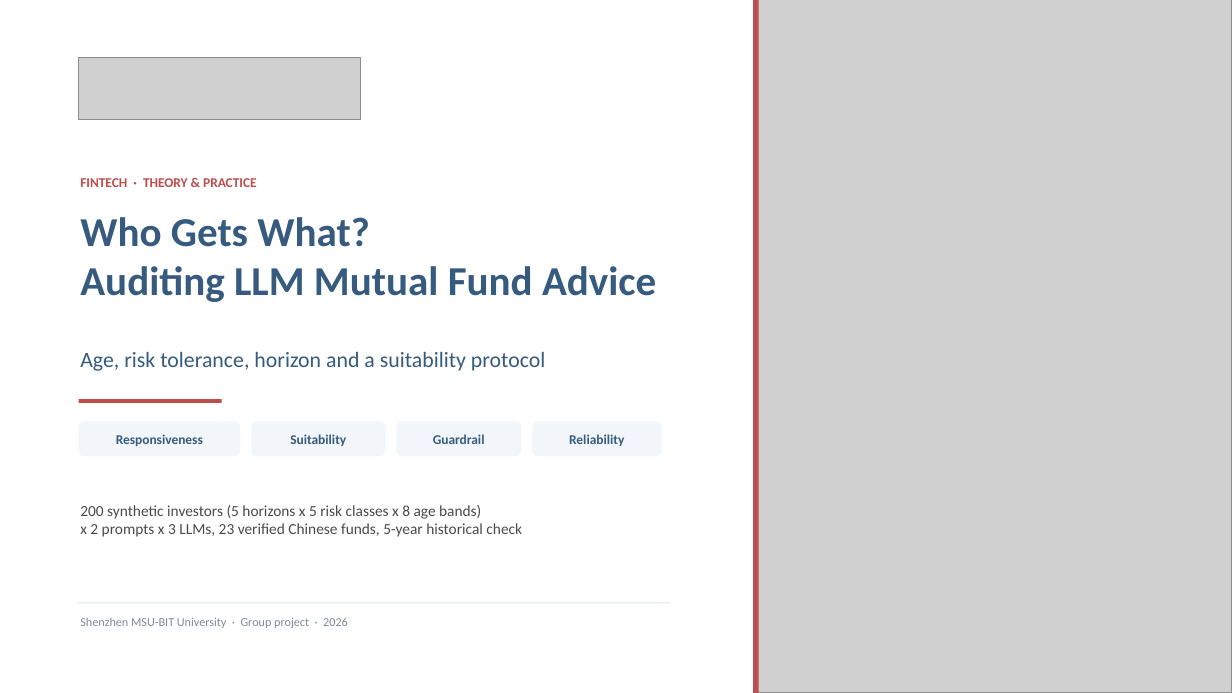
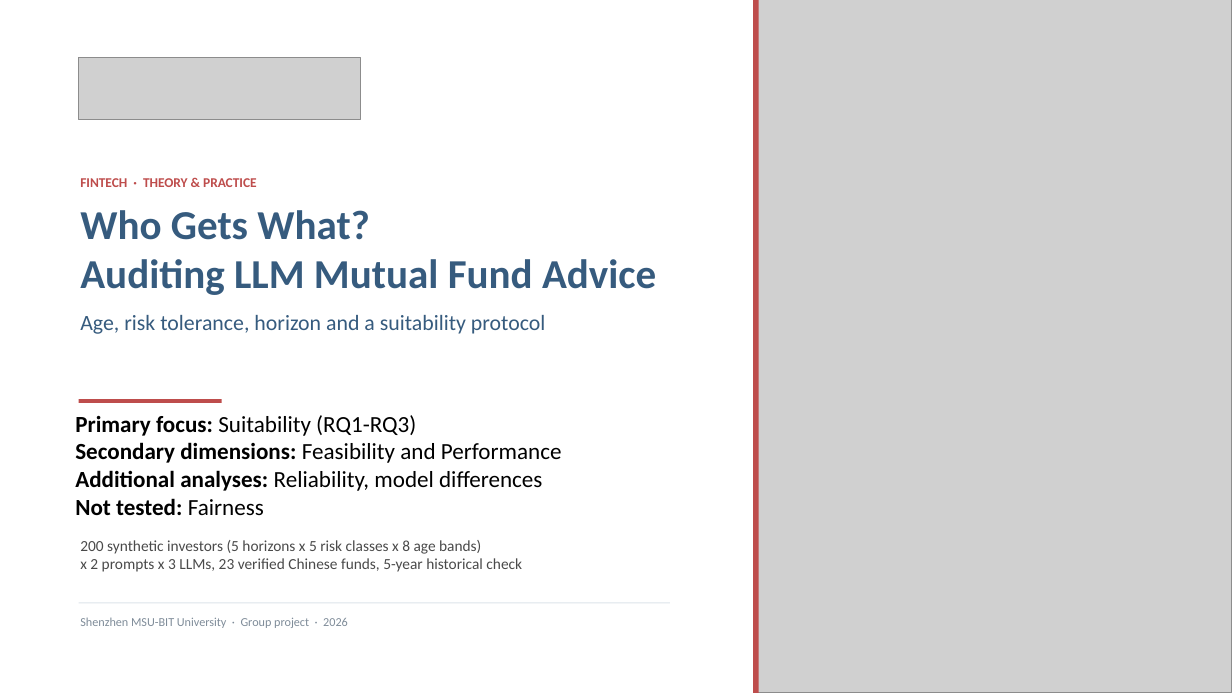
Before and after one commit to projectwork272005/AIauditingfinancial, a slide deck: slide 1 of presentation/presentation.pptx. Drawn at 1232x693 pixels with LibreOffice and Linux fonts; fonts in the diff are those of the drawing; grey boxes stand for pictures. Boxes give left, top, right and bottom in pixels: in the first picture for what was removed or moved away, otherwise in the second. Text is boxed around its words. In the diff, an @@ line names an element or a change of style, - is before the commit and + after.

```diff
--- a/presentation/presentation.pptx
+++ b/presentation/presentation.pptx
@@ text "Who Gets What?": place and size @@
-text "Who Gets What?" at [80,217,656,302]
+text "Who Gets What?" at [80,210,656,295]
@@ text "Age, risk tolerance, horizon and ...": place and size @@
-text "Age, risk tolerance, horizon and ..." at [80,352,546,371]
+text "Age, risk tolerance, horizon and ..." at [80,315,546,334]
@@ text added at [75,415,562,515], 18 pt, text #000000 @@
+Primary focus: Suitability (RQ1-RQ3)
+Secondary dimensions: Feasibility and Performance
+Additional analyses: Reliability, model differences
+Not tested: Fairness
@@ rounded rectangle removed at [79,421,240,457] @@
-Responsiveness
@@ rounded rectangle removed at [251,421,385,457] @@
-Suitability
@@ rounded rectangle removed at [396,421,521,457] @@
-Guardrail
@@ rounded rectangle removed at [532,421,662,457] @@
-Reliability
@@ text "200 synthetic investors (5 horizons ...": place and size @@
-text "200 synthetic investors (5 horizons ..." at [80,505,522,537]
+text "200 synthetic investors (5 horizons ..." at [80,540,522,572]
```
Also in this commit, not shown: 19 other slides changed, 2 other files.
